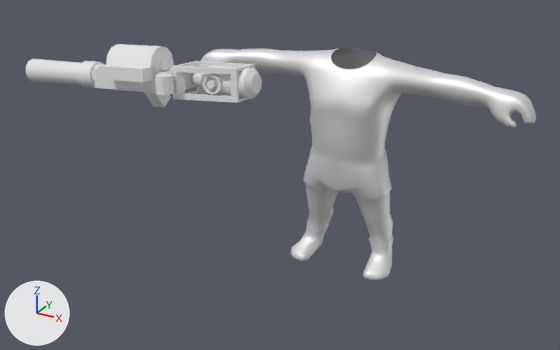
The Blender file Characters/Mesh/autocannonblockout.blend, before and after one commit.
The view is the same before and after, from a 50 mm camera at (5.44, -12.53, 7.8) aimed at (-1.57, 0.21, 1.43). The lights are fixed; the arrows at lower left show +X, +Y and +Z.

Script lines for the objects in view, before the commit:
```python
me_char_male_body_geomesh = bpy.data.meshes.new('char_male_body_geoMesh')
me_char_male_body_geomesh.from_pydata(...)  # 1817 vertices, 3614 faces; spans x -3.29..3.29, y -0.57..0.68, z 0.0..4.19
me_char_male_body_geomesh.materials.append(mat_default_body_male)  # its picture is missing
me_cube_001 = bpy.data.meshes.new('Cube.001')
me_cube_001.from_pydata(...)  # 524 vertices, 450 faces; spans x -0.65..0.82, y -3.79..1.56, z -0.36..2.03
me_cube_001.polygons.foreach_set('use_smooth', [True] * 450)
ob_char_male_body_geo = bpy.data.objects.new('char_male_body_geo', me_char_male_body_geomesh)
ob_char_male_body_geo.location = (0.0, 0.0, 0.0)
ob_cube = bpy.data.objects.new('Cube', me_cube_001)
ob_cube.location = (-2.92, 0.12, 3.46)
ob_cube.rotation_euler = (0.723, 1.438, -0.868)  # degrees (41, 82, -50)
```
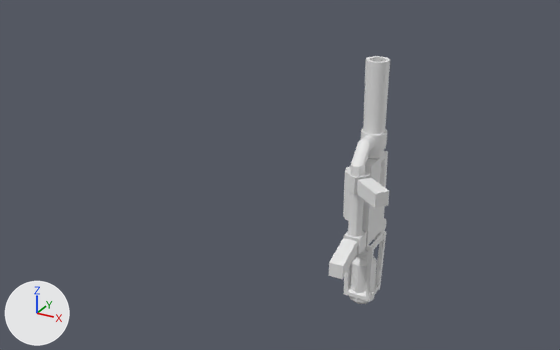
Where the newer file only moved an object's origin or applied its transform, the numbers keep the older frame.

Boxes (x1, y1, x2, y2) around the edits, measured in the pictures (560 x 350 px; the box of a moved part takes in the faces that stretch with it):
'char_male_body_geo', hidden
    before: (201, 48, 536, 280)
'Cube', reshaped (74% narrower, 289% taller)
    before: (25, 44, 262, 107)
    after: (329, 56, 390, 304)
part 1 of me_cube_001, moved or reshaped (not visible before)
    after: (329, 238, 357, 279)
part 2 of me_cube_001, moved or reshaped (not visible before)
    after: (344, 231, 367, 254)
part 3 of me_cube_001, moved or reshaped (not visible before)
    after: (348, 136, 376, 237)
part 4 of me_cube_001, moved or reshaped
    before: (93, 65, 196, 93)
    after: (362, 151, 388, 246)
part 5 of me_cube_001, moved or reshaped
    before: (192, 73, 203, 87)
    after: (357, 249, 368, 259)
part 6 of me_cube_001, moved or reshaped
    before: (201, 65, 262, 99)
    after: (349, 254, 377, 304)
part 7 of me_cube_001, moved or reshaped
    before: (144, 92, 171, 107)
    after: (357, 178, 389, 208)
part 8 of me_cube_001, moved or reshaped (not visible before)
    after: (345, 171, 370, 194)
part 9 of me_cube_001, moved or reshaped
    before: (25, 59, 104, 88)
    after: (361, 56, 390, 159)
part 10 of me_cube_001, moved or reshaped
    before: (155, 74, 174, 95)
    after: (382, 218, 387, 231)
part 11 of me_cube_001, moved or reshaped (not visible afterwards)
    before: (98, 64, 156, 82)
part 12 of me_cube_001, moved or reshaped
    before: (106, 44, 174, 78)
    after: (343, 166, 351, 221)
part 13 of me_cube_001, moved or reshaped
    before: (171, 61, 255, 103)
    after: (343, 231, 386, 301)
part 14 of me_cube_001, moved or reshaped (not visible afterwards)
    before: (207, 79, 217, 89)
part 15 of me_cube_001, moved or reshaped (not visible afterwards)
    before: (203, 74, 222, 95)

What changed in the scene script:
```text
Change me_cube_001:
    where me_cube_001.from_pydata(...)  # 524 vertices, 450 faces; spans x -0.65..0.82, y -3.79..1.56, z -0.36..2.03
    used by ob_cube; location = (-2.92, 0.12, 3.46); rotation_euler = (0.723, 1.438, -0.868), in degrees (41, 82, -50)
    me_cube_001 part 1: the loose piece of 8 vertices spanning x -0.15..0.15, y -0.3..0.24, z -0.36..0.3 is multiplied about its middle by the matrix ((0.086, 0.991, -0.101), (0.996, -0.088, -0.016), (-0.025, -0.099, -0.995)), then moved by (3.66, 2.64, -0.24)
    me_cube_001 part 2: the loose piece of 16 vertices spanning x -0.18..0.18, y -0.32..0.03, z 0.21..0.73 is multiplied about its middle by the matrix ((0.086, 0.991, -0.101), (0.996, -0.088, -0.016), (-0.025, -0.099, -0.995)), then moved by (3.5, 2.76, -1.22)
    me_cube_001 part 3: the loose piece of 48 vertices spanning x -0.14..0.14, y -2.3..-0.05, z 0.39..1.23 is multiplied about its middle by the matrix ((0.086, 0.991, -0.101), (0.996, -0.088, -0.016), (-0.025, -0.099, -0.995)), then moved by (2.44, 3.87, -1.81)
    me_cube_001 part 4: the loose piece of 24 vertices spanning x -0.19..0.19, y -1.77..0.03, z 0.78..1.79 is multiplied about its middle by the matrix ((0.086, 0.991, -0.101), (0.996, -0.088, -0.016), (-0.025, -0.099, -0.995)), then moved by (2.7, 3.54, -2.78)
    me_cube_001 part 5: the loose piece of 36 vertices spanning x -0.14..0.14, y -0.17..0.62, z 0.38..1.2 is multiplied about its middle by the matrix ((0.086, 0.991, -0.101), (0.996, -0.088, -0.016), (-0.025, -0.099, -0.995)), then moved by (3.83, 2.35, -1.9)
    me_cube_001 part 6: the loose piece of 48 vertices spanning x -0.28..0.28, y 0.45..1.56, z 0.78..1.35 is multiplied about its middle by the matrix ((0.086, 0.991, -0.101), (0.996, -0.088, -0.016), (-0.025, -0.099, -0.995)), then moved by (4.58, 1.5, -2.52)
    me_cube_001 part 7: the loose piece of 8 vertices spanning x 0.11..0.82, y -1.64..-1.32, z -0.1..0.53 is multiplied about its middle by the matrix ((0.086, 0.991, -0.101), (0.996, -0.088, -0.016), (-0.025, -0.099, -0.995)), then moved by (1.77, 4.68, -0.6)
    me_cube_001 part 8: the loose piece of 16 vertices spanning x -0.25..0.33, y -1.66..-1.31, z 0.28..0.81 is multiplied about its middle by the matrix ((0.086, 0.991, -0.101), (0.996, -0.088, -0.016), (-0.025, -0.099, -0.995)), then moved by (2.13, 4.25, -1.24)
    me_cube_001 part 9: the loose piece of 96 vertices spanning x -0.27..0.27, y -3.79..-1.79, z 1.04..1.58 is multiplied about its middle by the matrix ((0.086, 0.991, -0.101), (0.996, -0.088, -0.016), (-0.025, -0.099, -0.995)), then moved by (0.79, 5.62, -2.63)
    me_cube_001 part 10: the loose piece of 24 vertices spanning x -0.17..0.17, y -0.17..0.17, z 1.57..1.9 is multiplied about its middle by the matrix ((0.086, 0.991, -0.101), (0.996, -0.088, -0.016), (-0.025, -0.099, -0.995)), then moved by (3.51, 2.58, -3.76)
    me_cube_001 part 11: the loose piece of 8 vertices spanning x -0.31..-0.07, y -1.31..-0.25, z 1.65..2.03 is multiplied about its middle by the matrix ((0.086, 0.991, -0.101), (0.996, -0.088, -0.016), (-0.025, -0.099, -0.995)), then moved by (2.91, 3.24, -3.89)
    me_cube_001 part 12: the loose piece of 72 vertices spanning x -0.65..0.04, y -1.37..-0.18, z 1.11..1.8 is multiplied about its middle by the matrix ((0.086, 0.991, -0.101), (0.996, -0.088, -0.016), (-0.025, -0.099, -0.995)), then moved by (3.05, 3.13, -3.12)
    me_cube_001 part 13: the loose piece of 48 vertices spanning x -0.3..0.3, y 0.03..1.34, z 0.76..1.56 is multiplied about its middle by the matrix ((0.086, 0.991, -0.101), (0.996, -0.088, -0.016), (-0.025, -0.099, -0.995)), then moved by (4.25, 1.85, -2.68)
    me_cube_001 part 14: the loose piece of 24 vertices spanning x -0.08..0.08, y 0.73..0.89, z 1.31..1.44 is multiplied about its middle by the matrix ((0.086, 0.991, -0.101), (0.996, -0.088, -0.016), (-0.025, -0.099, -0.995)), then moved by (4.35, 1.71, -3.13)
    me_cube_001 part 15: the loose piece of 48 vertices spanning x -0.19..0.19, y 0.62..1.0, z 1.35..1.41 is multiplied about its middle by the matrix ((0.086, 0.991, -0.101), (0.996, -0.088, -0.016), (-0.025, -0.099, -0.995)), then moved by (4.35, 1.71, -3.13)
Change ob_char_male_body_geo:
    add ob_char_male_body_geo.hide_set(True)
```
